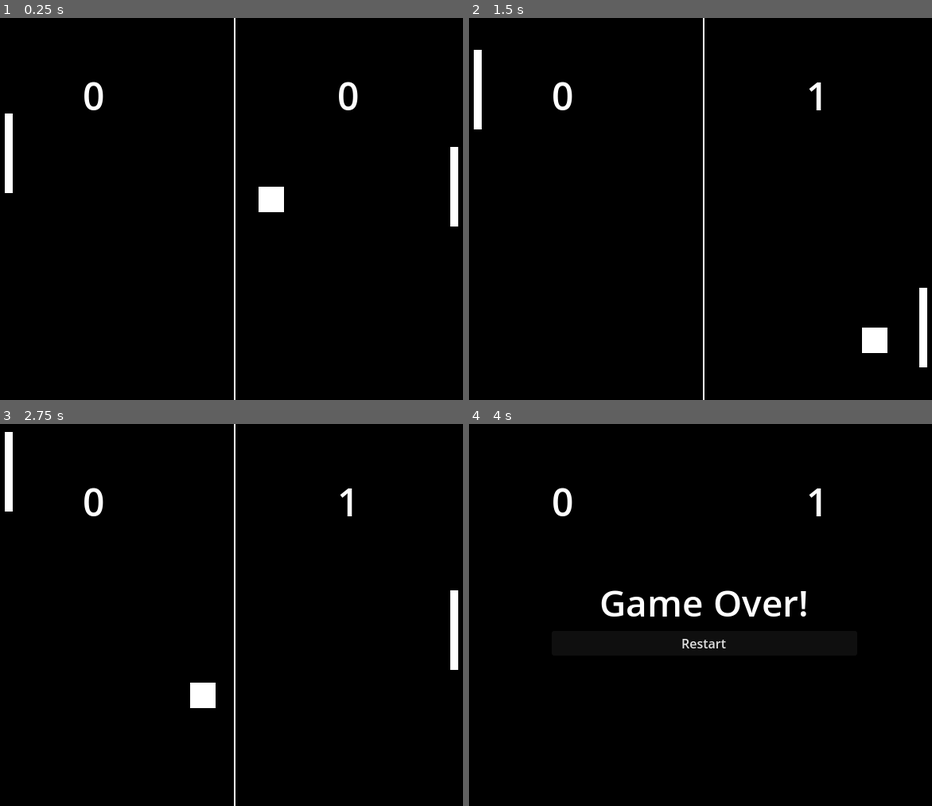
Above: before the commit, frames 1-4 (two rows, left to right).
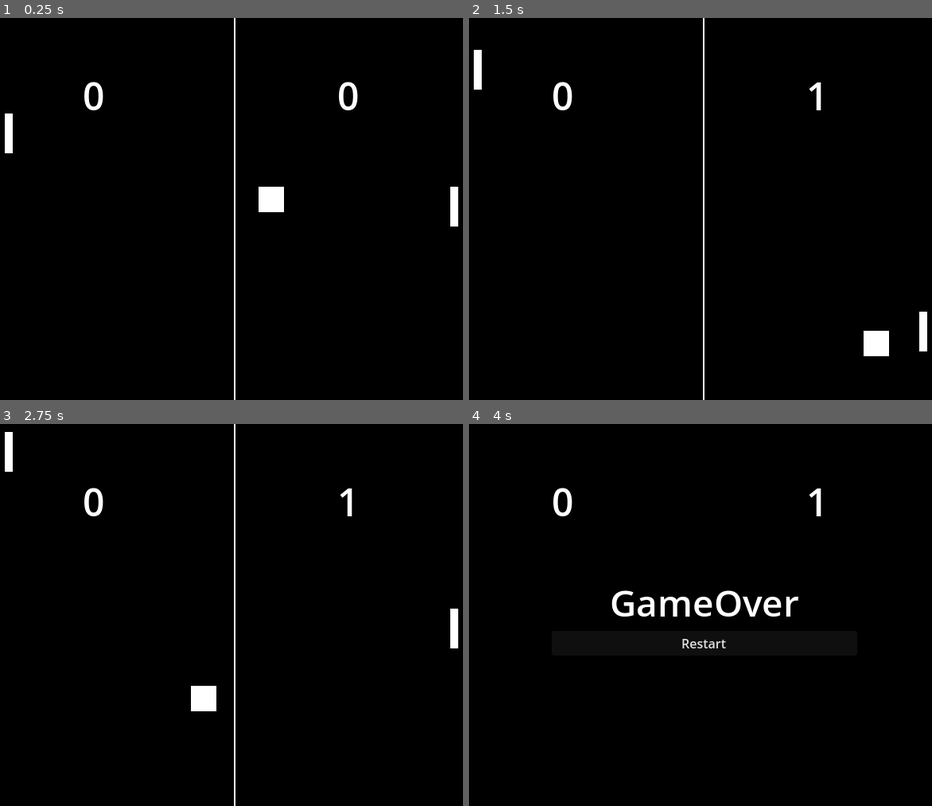
Above: after the commit, the same moments.

Repository: qjlu404/pong
Game: Godot game, scene res://Scenes/Main.tscn
Two runs of this game, one before a commit and one after it. Both use one fixed random seed, a clock stepped at 60 frames per second and the inputs below.
Inputs:
- Up to frame 1 (0.25 s): no input
- Up to frame 2 (1.5 s): hold Up (Paddle Up) 0.53-1.28 s; hold Down (Paddle Down) from 1.28 s (still down)
- Up to frame 3 (2.75 s): release Down (Paddle Down) at 2.03 s; hold Up (Paddle Up) from 2.03 s (still down)
- Up to frame 4 (4 s): release Up (Paddle Up) at 3.53 s; hold Down (Paddle Down) from 3.53 s (still down)

The runs differ from the first frame. In frame 1, 0.4% of the frame differs, in the area x 1-99%, y 33-46%; in frame 2, 0.5%; in frame 3, 0.5%; in frame 4, 1.0%, in the area x 28-73%, y 43-51%.

Commit message:
Added score count

Diff:
--- a/Scenes/Paddle.tscn
+++ b/Scenes/Paddle.tscn
@@ -8,7 +8,7 @@
 bounce = 1.0
 
 [sub_resource type="RectangleShape2D" id="RectangleShape2D_rjhxm"]
-size = Vector2(9.7595, 100)
+size = Vector2(8, 48)
 
 [node name="Paddle" type="Node2D"]
 script = ExtResource("1_6vb5h")
@@ -18,16 +18,16 @@
 
 [node name="ColorRect" type="ColorRect" parent="CharacterBody2D"]
 offset_right = 10.0
-offset_bottom = 100.0
+offset_bottom = 50.0
 
 [node name="BodyCollisionShape" type="CollisionShape2D" parent="CharacterBody2D"]
-position = Vector2(5, 50)
+position = Vector2(4, 24)
 shape = SubResource("RectangleShape2D_rjhxm")
 
 [node name="Area2D" type="Area2D" parent="CharacterBody2D"]
 
 [node name="AreaCollisionShape" type="CollisionShape2D" parent="CharacterBody2D/Area2D"]
-position = Vector2(6, 50)
+position = Vector2(8, 24)
 shape = SubResource("RectangleShape2D_rjhxm")
 debug_color = Color(0, 0.7, 0.142187, 0.42)
 
--- a/scripts/death_screen.gd
+++ b/scripts/death_screen.gd
@@ -4,3 +4,6 @@
 
 func _on_restart_button_button_up():
 	DSrestart.emit()
+
+func setEndScreen(message: String):
+	$VBoxContainer/Label.text = message
--- a/scripts/main.gd
+++ b/scripts/main.gd
@@ -25,12 +25,12 @@
 func _physics_process(delta):
 	if  Input.is_action_pressed("Paddle Up") and $Game/Paddle.global_position.y>0:
 		$Game/Paddle.global_position.y -= 200 * delta
-	if Input.is_action_pressed("Paddle Down") and $Game/Paddle.global_position.y<380:
+	if Input.is_action_pressed("Paddle Down") and $Game/Paddle.global_position.y<430:
 		$Game/Paddle.global_position.y += 200 * delta
-	var yGoal = predict() + 100
+	var yGoal = predict() + 70
 	if $Game/"CPU Paddle".global_position.y < yGoal and $Game/"CPU Paddle".global_position.y < 480:
 		$Game/"CPU Paddle".global_position.y += 200*delta
-	if $Game/"CPU Paddle".global_position.y > yGoal and $Game/"CPU Paddle".global_position.y > 100:
+	if $Game/"CPU Paddle".global_position.y > yGoal and $Game/"CPU Paddle".global_position.y > 50:
 		$Game/"CPU Paddle".global_position.y -= 200*delta
 
 
@@ -46,18 +46,21 @@
 func _on_left_edge_area_area_entered(area):
 	print("left area")
 	$Game.visible = false
+	$UserInterface/DeathScreen.setEndScreen("GameOver")
 	$UserInterface/DeathScreen.visible = true
 	get_tree().paused=true
 
 
 func _on_right_edge_area_area_entered(area):
 	print("right area")
+	$Game.visible = false
+	$UserInterface/DeathScreen.setEndScreen("You Win!")
+	$UserInterface/DeathScreen.visible = true
+	get_tree().paused=true
 
 
 func _on_death_screen_restart():
 	print("Restart!")
-	$UserInterface/PlayerScoreCount.reset()
-	$UserInterface/CPUScoreCount.reset()
 	var ball_instance = $Game/Ball
 	if ball_instance:
 		ball_instance.queue_free()
@@ -66,6 +69,8 @@
 	$Game.add_child(ball_instance)
 	_on_ball_ready()
 	$Game/Ball.position = Vector2(318,188)
+	$UserInterface/PlayerScoreCount.reset()
+	$UserInterface/CPUScoreCount.reset()
 	$UserInterface/DeathScreen.visible = 0
 	$Game.visible = 1
 	get_tree().paused = false
--- /dev/null
+++ b/simple_counter.gd
@@ -0,0 +1 @@
+extends Node
Not shown: 1 places in Scenes/Main.tscn that only renumber resources
Not shown, added: simple_counter.gd.uid
